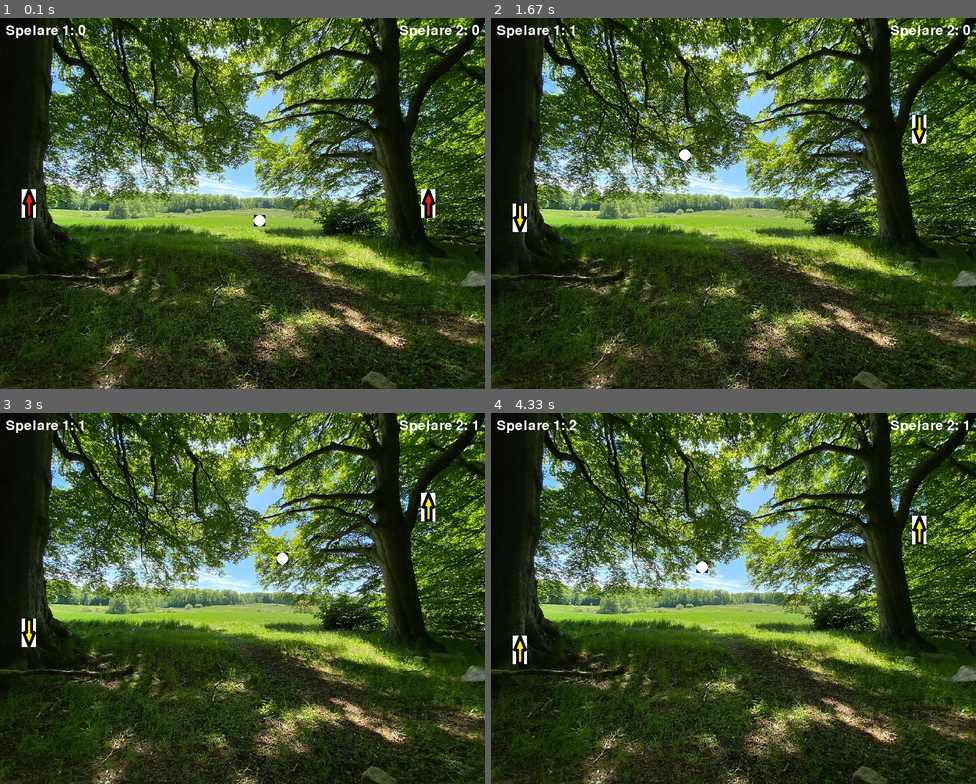
Above: before the commit, frames 1-4 (two rows, left to right).
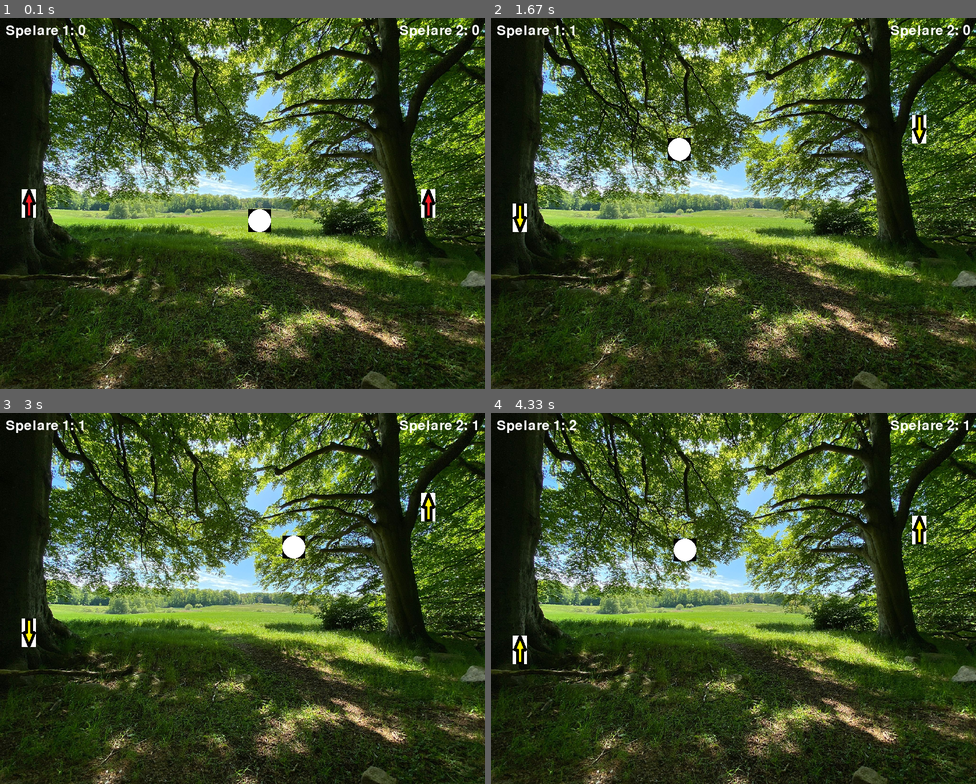
Above: after the commit, the same moments.

Repository: matte-mats/Programmering_och_skapande
Game: pygame game, started from Tennis/main.py
Same seed, same stepped clock (60 frames per second), same inputs: the game is played once before the commit and once after it.
Inputs:
- Up to frame 1 (0.1 s): no input
- Up to frame 2 (1.67 s): hold Up 0.33-0.8 s; hold Down 0.83-1.13 s; hold Up 1.17-1.53 s; tap Z at 1.23, 1.63 s; hold Down from 1.57 s (still down)
- Up to frame 3 (3 s): release Down at 1.93 s; hold Up 1.97-2.27 s; tap Z at 2.03, 2.37, 2.7 s; tap S at 2.12 s; hold Down 2.3-2.6 s; hold Up from 2.63 s (still down)
- Up to frame 4 (4.33 s): release Up at 3 s; hold Down 3.03-3.4 s; tap Z at 3.1, 3.5, 3.83, 4.17 s; tap S at 3.18, 4.25 s; hold Up 3.43-3.73 s; hold Down 3.77-4.07 s; hold Up from 4.1 s (still down)

The runs differ from the first frame. In frame 1, 0.2% of the frame differs, in the area x 51-56%, y 51-58%; in frame 2, 0.2%; in frame 3, 0.3%; in frame 4, 0.4%, in the area x 37-45%, y 33-44%.

Commit message:
Större boll introducerades

Diff:
--- a/Tennis/ball.py
+++ b/Tennis/ball.py
@@ -2,7 +2,7 @@
 import random
 # Klass för att hantera hur bollen beter sig
 class Ball(pygame.sprite.Sprite):
-    def __init__(self, screen_width, screen_height, other_sprites, radius=10, color=(255, 255, 255), speed=5):
+    def __init__(self, screen_width, screen_height, other_sprites, radius=20, color=(255, 255, 255), speed=5):
         super().__init__()
 
         # Skärmens dimensioner
